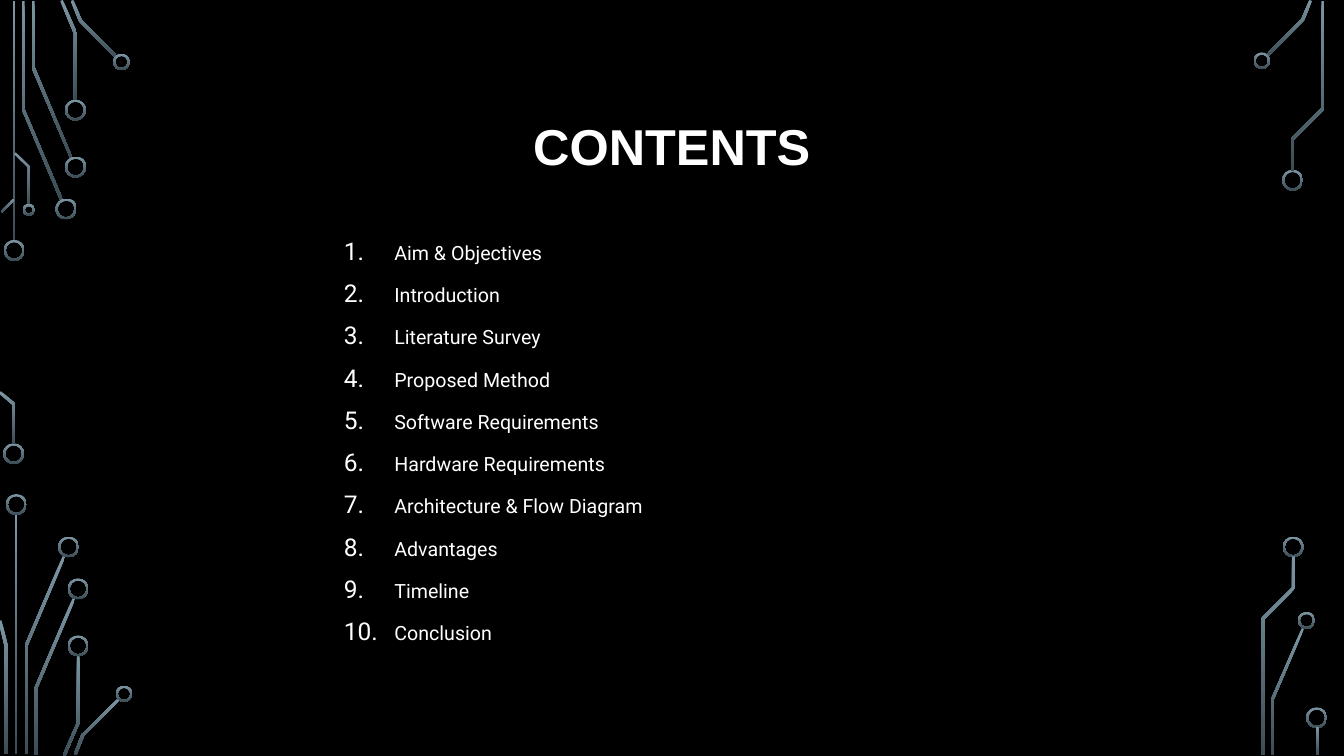
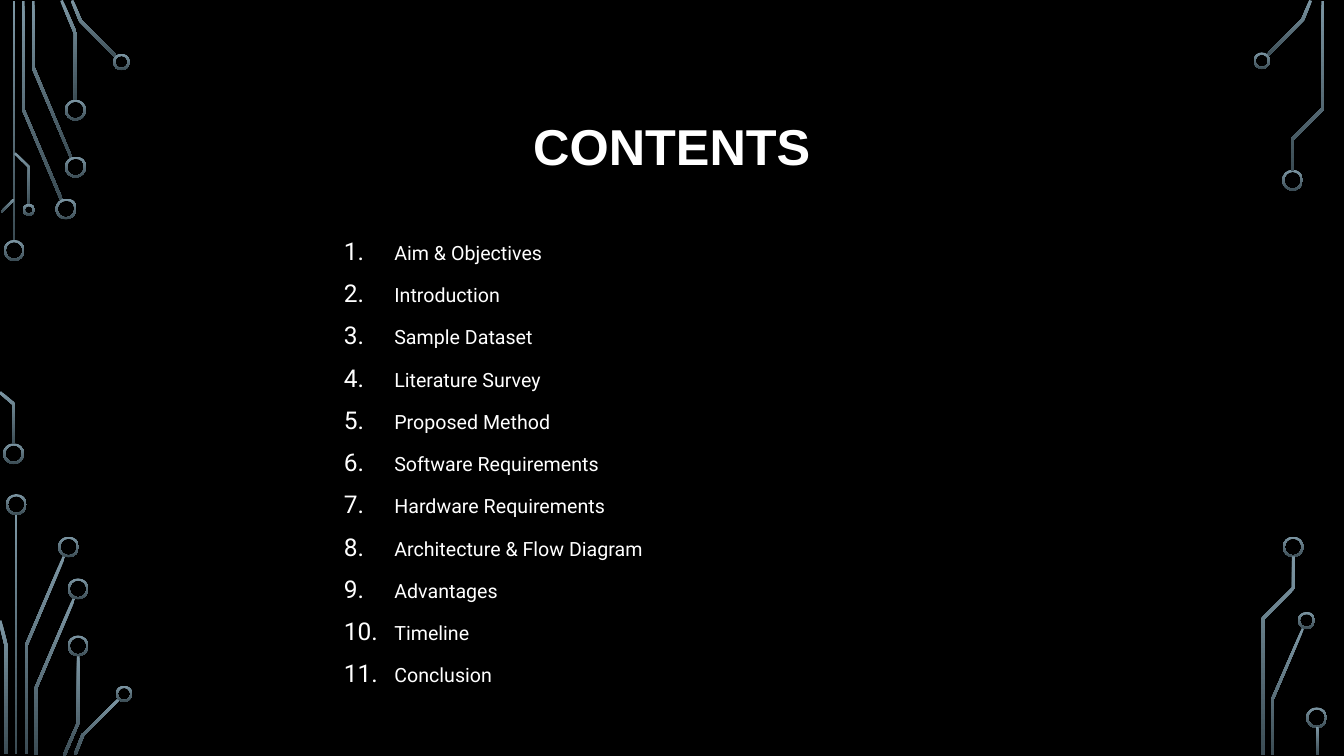
Before and after one commit to SFM61319/image2speech-te, a slide deck: slide 2 of docs/Presentation-1.pptx. Drawn at 1344x756 pixels with LibreOffice and Linux fonts; fonts in the diff are those of the drawing; background and template pictures are left out. Boxes give left, top, right and bottom in pixels: in the first picture for what was removed or moved away, otherwise in the second. Text is boxed around its words. In the diff, an @@ line names an element or a change of style, - is before the commit and + after.

```diff
--- a/docs/Presentation-1.pptx
+++ b/docs/Presentation-1.pptx
@@ text at [394,329,533,348]: paragraph added @@
+3. Sample Dataset
```
Also in this commit, not shown: 1 other slide changed, 1 slide added, 1 other file.
